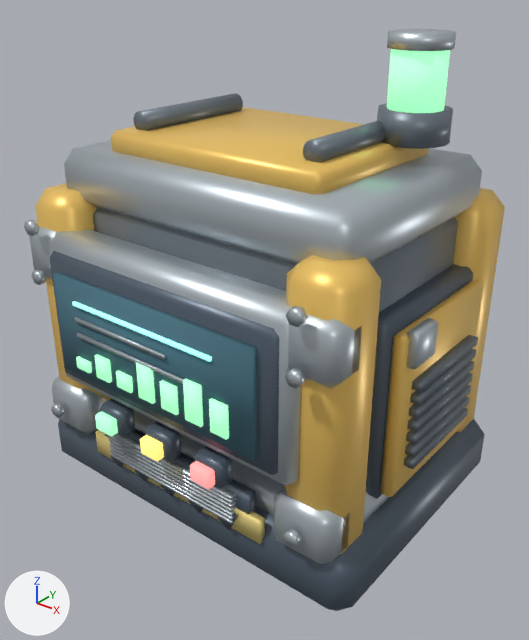
Two versions of the glTF model assets/props/generator_ultra.glb, one commit apart.
Both versions are drawn from a 50 mm camera at (1.524, -1.926, 1.833) aimed at (0.057, -0.093, 0.696). Every picture has the same lights, and +X, +Y and +Z are marked at lower left. The picture after the commit comes second. Where no turn or scale is listed for an object, it has been applied to the vertices.

In view in the first picture: 'Base_black', 'Body_black', 'CornerGuard_steel', 'DisplayFrame_steel', 'Frame_orange', 'Housing_dark', 'RoofPanel_orange', 'ScreenGraphics_glow', 'ScreenGraphics_safe', 'ScreenGraphics_steel', 'ScreenSurface_screen', 'ServiceDoor_orange', 'SidePanel_black', 'SideVents_dark', 'TopCap_steel' and 13 more.
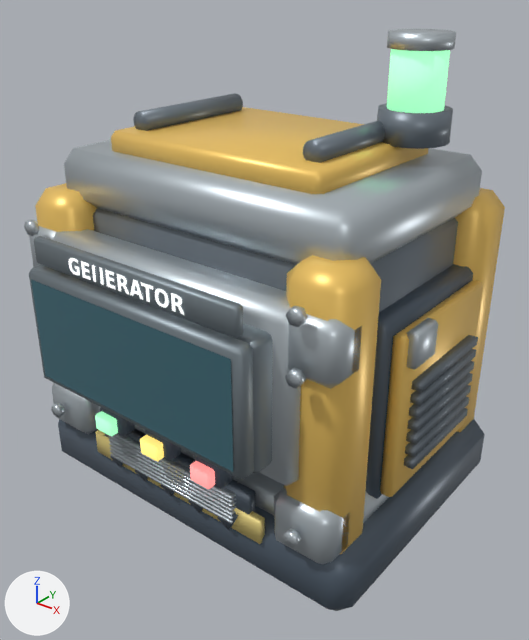
The change, as a list of edits to the scene's bpy script:
```text
Add mat_white:
    mat_white = principled_material('white')
    mat_white.base_color = (0.906, 0.941, 0.929)  # white #f4f8f7
    mat_white.roughness = 0.38
    mat_white.emission_color = (0.679, 0.706, 0.697)  # light grey #d7dbd9
    mat_white.emission_strength = 1.0
Add mat_frame:
    mat_frame = principled_material('frame')
    mat_frame.base_color = (0.224, 0.267, 0.294)  # grey #828d94
    mat_frame.metallic = 0.65
    mat_frame.roughness = 0.49
Add mat_glass:
    mat_glass = principled_material('glass')
    mat_glass.base_color = (0.0627, 0.173, 0.216)  # cyan #477380
    mat_glass.metallic = 0.28
    mat_glass.roughness = 0.2
Add me_typelabel_white:
    me_typelabel_white.from_pydata(...)  # 193 vertices, 181 faces; spans x -0.244..0.244, y -0.67, z 0.984..1.039
    me_typelabel_white.materials.append(mat_white)  # white #f4f8f7, glowing light grey #d7dbd9
Add me_typeplate_frame:
    me_typeplate_frame.from_pydata(...)  # 24 vertices, 44 faces; spans x -0.425..0.425, y -0.666..-0.632, z 0.966..1.056
    me_typeplate_frame.materials.append(mat_frame)  # grey #828d94
Add me_liveviewsurface_glass:
    me_liveviewsurface_glass.from_pydata([(-0.425, -0.691, 0.564), (0.425, -0.691, 0.564), (0.425, -0.691, 0.922), (-0.425, -0.691, 0.922)], [], [(0, 1, 2), (0, 2, 3)])
    me_liveviewsurface_glass.materials.append(mat_glass)  # cyan #477380
Add me_liveviewsurfaceframe_frame:
    me_liveviewsurfaceframe_frame.from_pydata(...)  # 24 vertices, 44 faces; spans x -0.455..0.455, y -0.688..-0.622, z 0.534..0.952
    me_liveviewsurfaceframe_frame.materials.append(mat_frame)  # grey #828d94
Add me_screenmount_frame:
    me_screenmount_frame.from_pydata(...)  # 56 vertices, 108 faces; spans x -0.462..0.462, y -0.638..-0.498, z 0.53..0.956
    me_screenmount_frame.materials.append(mat_frame)  # grey #828d94
Remove ob_body_black:
    ob_body_black = bpy.data.objects.new('Body_black', me_body_black)
    ob_body_black.location = (0.0, 0.0, 0.0)
Remove ob_screensurface_screen:
    ob_screensurface_screen = bpy.data.objects.new('ScreenSurface_screen', me_screensurface_screen)
    ob_screensurface_screen.location = (0.0, 0.0, 0.0)
Remove ob_screengraphics_glow:
    ob_screengraphics_glow = bpy.data.objects.new('ScreenGraphics_glow', me_screengraphics_glow)
    ob_screengraphics_glow.location = (0.0, 0.0, 0.0)
Remove ob_screengraphics_steel:
    ob_screengraphics_steel = bpy.data.objects.new('ScreenGraphics_steel', me_screengraphics_steel)
    ob_screengraphics_steel.location = (0.0, 0.0, 0.0)
Remove ob_screengraphics_safe:
    ob_screengraphics_safe = bpy.data.objects.new('ScreenGraphics_safe', me_screengraphics_safe)
    ob_screengraphics_safe.location = (0.0, 0.0, 0.0)
Add ob_typelabel_white:
    ob_typelabel_white = bpy.data.objects.new('TypeLabel_white', me_typelabel_white)
    ob_typelabel_white.location = (0.0, 0.0, 0.0)
Add ob_typeplate_frame:
    ob_typeplate_frame = bpy.data.objects.new('TypePlate_frame', me_typeplate_frame)
    ob_typeplate_frame.location = (0.0, 0.0, 0.0)
Add ob_liveviewsurface_glass:
    ob_liveviewsurface_glass = bpy.data.objects.new('LiveViewSurface_glass', me_liveviewsurface_glass)
    ob_liveviewsurface_glass.location = (0.0, 0.0, 0.0)
Add ob_liveviewsurfaceframe_frame:
    ob_liveviewsurfaceframe_frame = bpy.data.objects.new('LiveViewSurfaceFrame_frame', me_liveviewsurfaceframe_frame)
    ob_liveviewsurfaceframe_frame.location = (0.0, 0.0, 0.0)
Add ob_screenmount_frame:
    ob_screenmount_frame = bpy.data.objects.new('ScreenMount_frame', me_screenmount_frame)
    ob_screenmount_frame.location = (0.0, 0.0, 0.0)
```

Boxes (x1, y1, x2, y2) around the edits, measured in the pictures (529 x 640 px):
'LiveViewSurface_glass', added (cyan): after (31, 280, 233, 472)
'ScreenSurface_screen', deleted (cyan): before (53, 272, 257, 460)
'Body_black', deleted: before (50, 251, 279, 475)
'LiveViewSurfaceFrame_frame', added: after (29, 265, 254, 479)
'TypePlate_frame', added: after (34, 236, 243, 338)
'ScreenGraphics_safe', deleted (green): before (76, 354, 229, 440)
'ScreenMount_frame', added (mostly hidden): after (42, 265, 273, 473)
'ScreenGraphics_steel', deleted: before (74, 317, 184, 384)
'TypeLabel_white', added: after (68, 258, 184, 315)
'ScreenGraphics_glow', deleted: before (72, 301, 212, 362)
